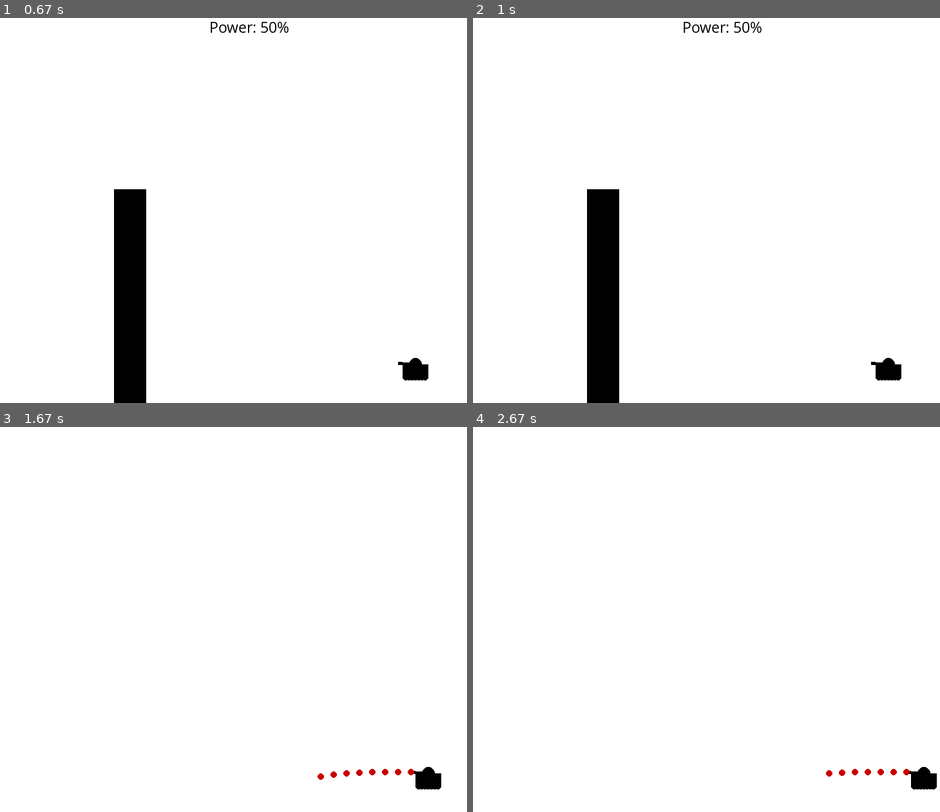
Above: before the commit, frames 1-4 (two rows, left to right).
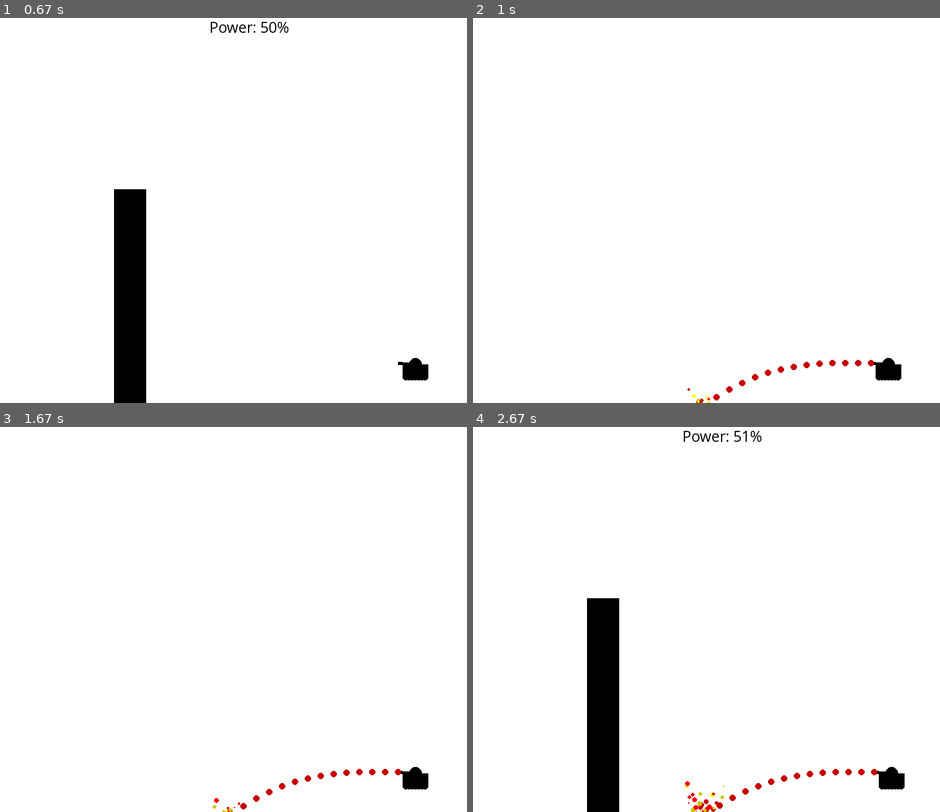
Above: after the commit, the same moments.

Repository: NikhilHeda/PyGame---Practice
Game: pygame game, started from code.py
The game is run twice, just before and just after one commit, with the same random seed, the same clock (stepped at 60 frames per second) and the same inputs.
Inputs:
- Up to frame 1 (0.67 s): tap C at 0.33 s
- Up to frame 2 (1 s): tap Space at 0.67 s
- Up to frame 3 (1.67 s): hold Right 1.17-1.63 s; hold D 1.17-1.63 s; tap Space at 1.23, 1.53 s
- Up to frame 4 (2.67 s): hold Left from 2.5 s (still down); hold A from 2.5 s (still down); tap Space at 2.57 s

Frame 1 is identical in both runs. In frame 2, 4.3% of the frame differs, in the area x 24-86%, y 1-100%; in frame 3, 0.5%; in frame 4, 5.0%, in the area x 24-100%, y 1-100%.

Commit message:
Handled Collision and explosion functionality

Diff:
--- a/code.py
+++ b/code.py
@@ -191,6 +191,32 @@
 def barrier(xlocation, randomHeight, barrier_width):
 	pygame.draw.rect(gameDisplay, black, [xlocation, display_height - randomHeight, barrier_width, randomHeight])
 
+def explosion(x, y):
+	explode = True
+
+	while explode:
+		for event in pygame.event.get():
+			if event.type == pygame.QUIT:
+				pygame.quit()
+				quit()
+
+		startPoint = x, y
+
+		colorChoices = [red, light_red, yellow, light_yellow]
+
+		magnitude = 1
+
+		while magnitude < 50:
+			exploding_bit_x = x + random.randrange(-1*magnitude, magnitude)
+			exploding_bit_y = y + random.randrange(-1*magnitude, magnitude)
+			pygame.draw.circle(gameDisplay, colorChoices[random.randrange(0, 4)], (exploding_bit_x, exploding_bit_y), random.randrange(1, 5))
+			magnitude += 1
+
+			pygame.display.update()
+			clock.tick(100)
+
+		explode = False
+
 def	fireShell(xy, tankx, tanky, turPos, gun_power):
 	fire = True
 	startingShell = list(xy)
@@ -208,6 +234,9 @@
 		startingShell[1] += int((((startingShell[0] - xy[0]) * 0.015 / (gun_power / 50)) ** 2) - (turPos + turPos / (12 - turPos)) )
 
 		if startingShell[1] > display_height:
+			hit_x = int((startingShell[0] * display_height)/startingShell[1])
+			hit_y = int(display_height)
+			explosion(hit_x, hit_y)
 			fire = False
 
 		pygame.display.update()
